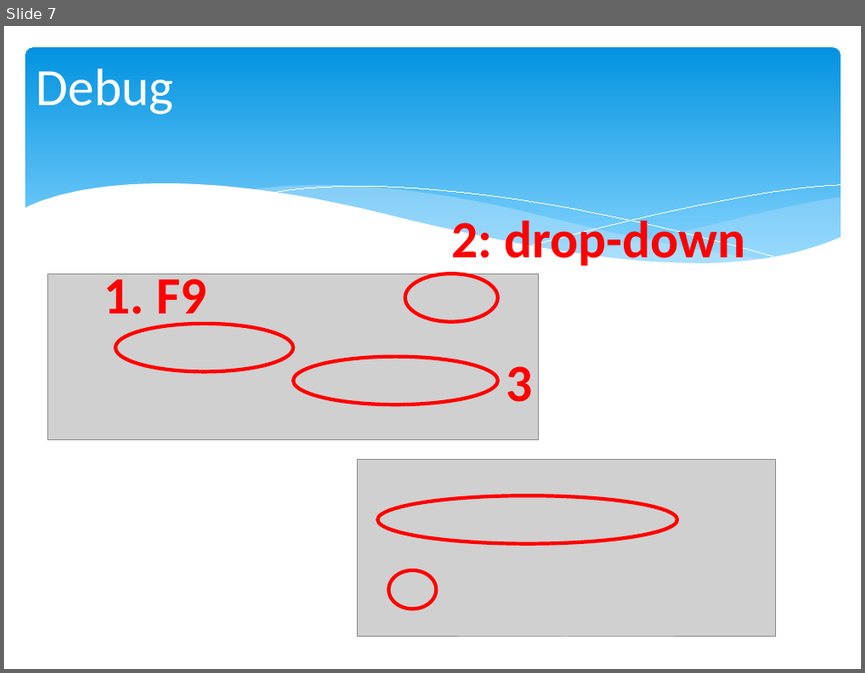
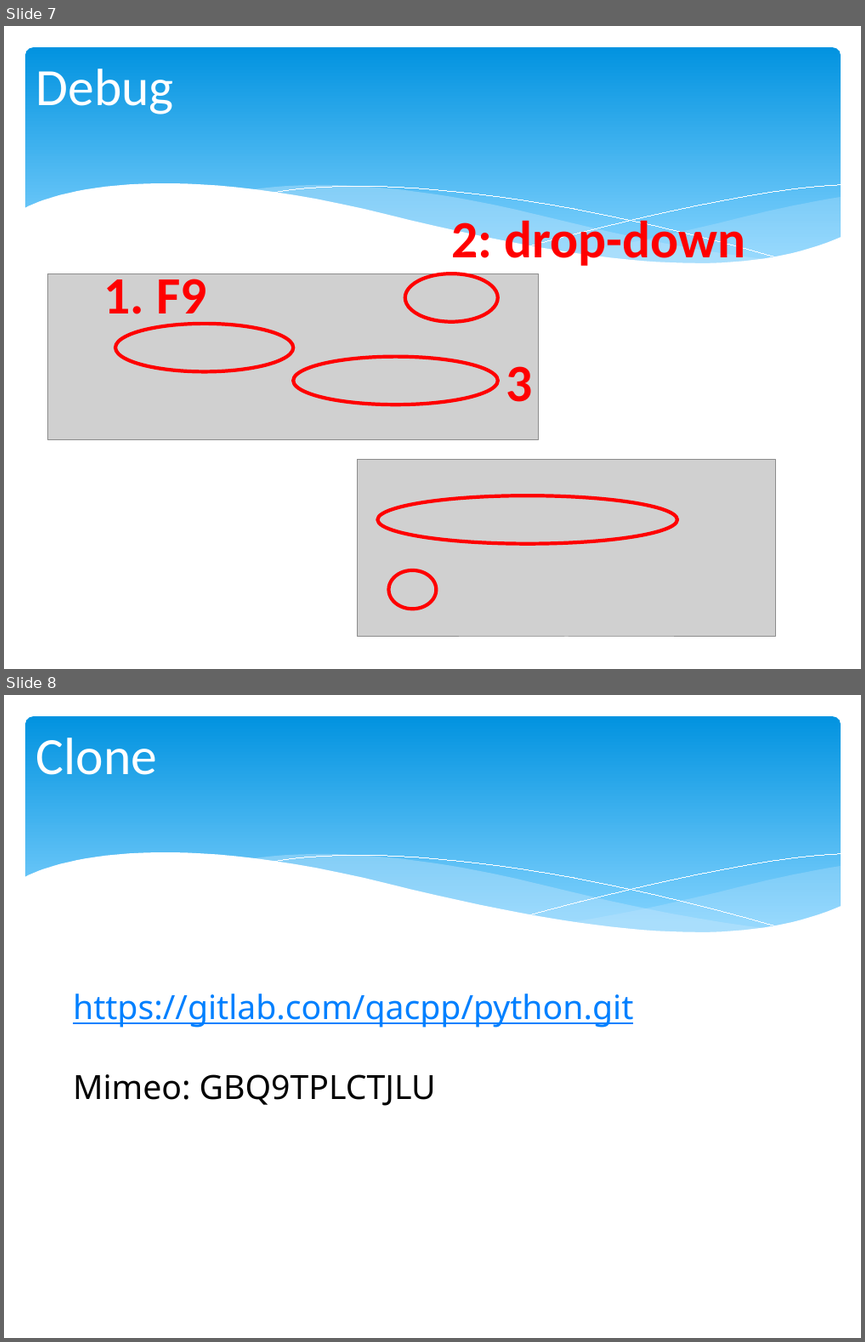
Before and after one commit to chris-turps/QA_Python3, a slide deck: DG_01 VSC-Setup.pptx. Shown one above the other, each under a label of ours: slide 7 before the commit, slides 7 and 8 after it. The pictures are 865x673 and 865x1342 pixels, drawn with LibreOffice and Linux fonts; fonts in the diff are those of the drawing; grey boxes stand for pictures. Boxes give left, top, right and bottom in pixels: in the first picture for what was removed or moved away, otherwise in the second. Text is boxed around its words. In the diff, an @@ line names an element or a change of style, - is before the commit and + after.

```diff
--- a/DG_01 VSC-Setup.pptx
+++ b/DG_01 VSC-Setup.pptx
@@ slide 8 added at (4,695,861,1338), background #FFFFFF; not listed: 6 template elements that a slide beside it also shows @@
@@ title added at (36,737,157,775), 44 pt, text #FFFFFF @@
+Clone
@@ text added at (73,993,633,1106), 28 pt, text #0080FF, underline @@
+https://gitlab.com/qacpp/python.git
+Mimeo: GBQ9TPLCTJLU
```
Also in this commit, not shown: 3 other files.
